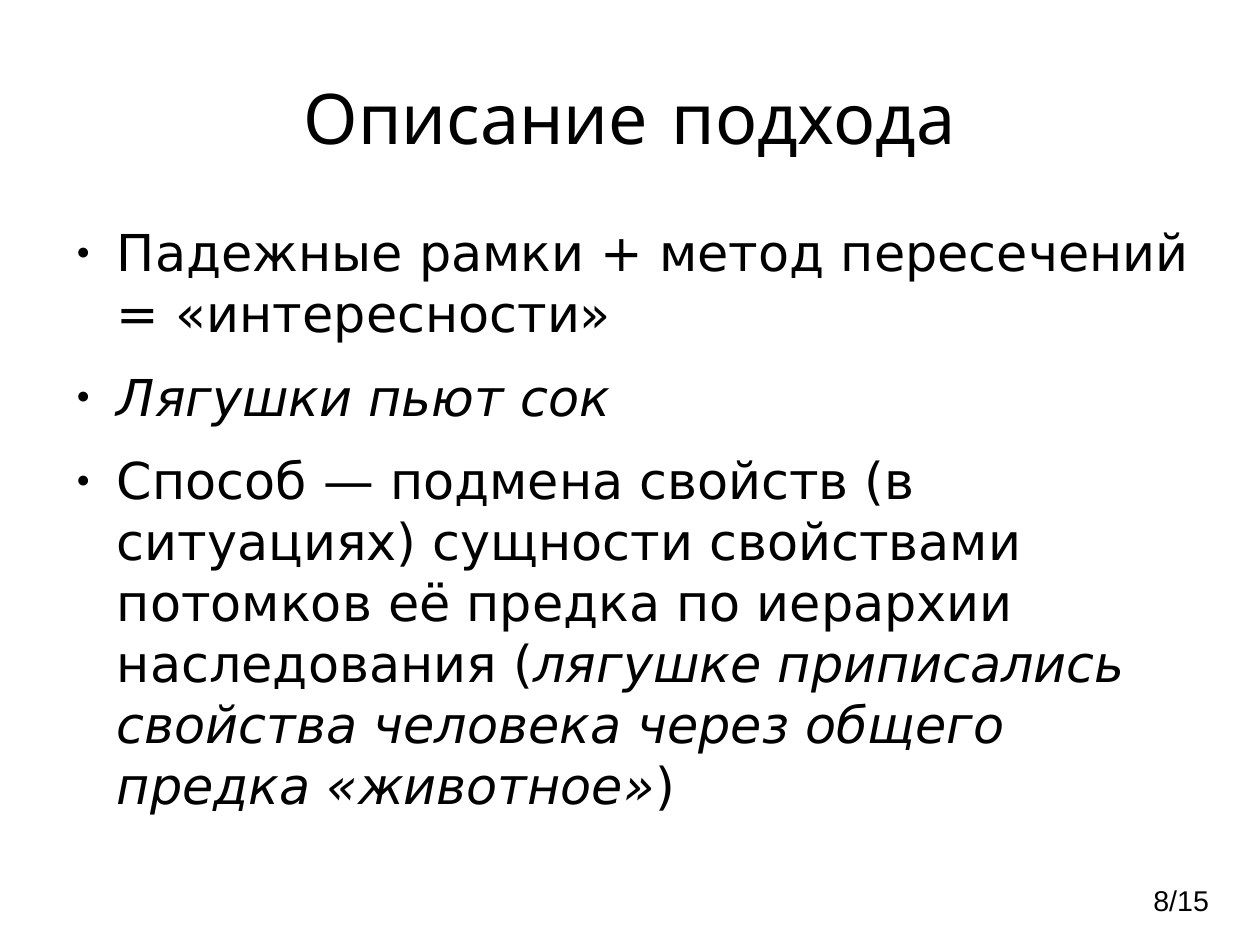
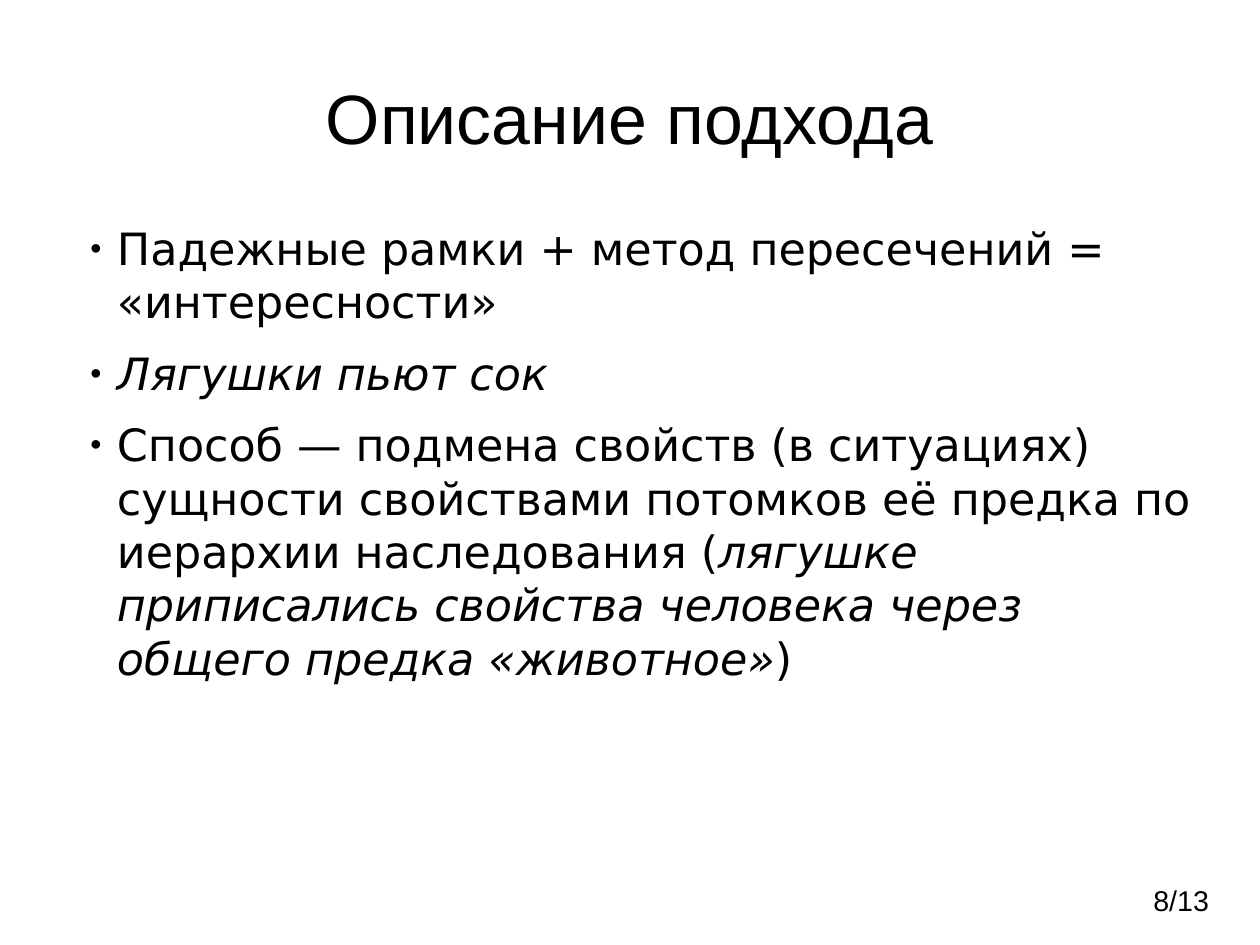
Before and after one commit to vinni-au/l-gen, a slide deck: slide 8 of Презентация.odp. Drawn at 1260x945 pixels with LibreOffice and Linux fonts; fonts in the diff are those of the drawing. Boxes give left, top, right and bottom in pixels: in the first picture for what was removed or moved away, otherwise in the second. Text is boxed around its words. In the diff, an @@ line names an element or a change of style, - is before the commit and + after.

```diff
--- a/Презентация.odp
+++ b/Презентация.odp
@@ title "Описание подхода" at box(326, 95, 933, 157): font Comic Neue to Arial @@
@@ text "Падежные рамки + метод пересечений ..." at box(117, 231, 1190, 685): size 32 to 28 pt; list level 1 to 2 in "Падежные рамки + метод пересечений ..."; list level 1 to 2 in "Лягушки пьют сок"; list level 1 to 2 in "Способ — подмена свойств (в ..." @@
@@ page number at box(1153, 890, 1209, 912): text changed @@
-8/15
+8/13
```
Also in this commit, not shown: 11 other slides changed, 1 slide added, 3 slides removed.
